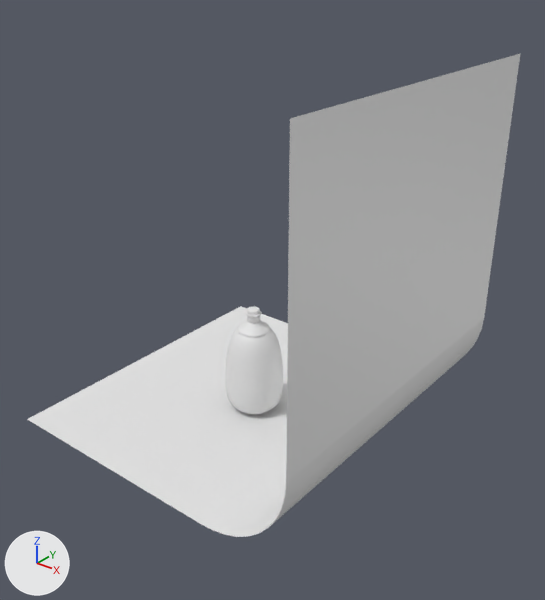
A saved change to the Blender file MushroomBottle/MushroomBottle.blend.
Both versions are drawn from a 50 mm camera at (25.0, -29.8, 25.9) aimed at (1.4, -0.3, 7.7). Arrows for +X, +Y and +Z are at lower left; the lights stay in place.

In view in the first picture: 'Bottle', 'Plane'.
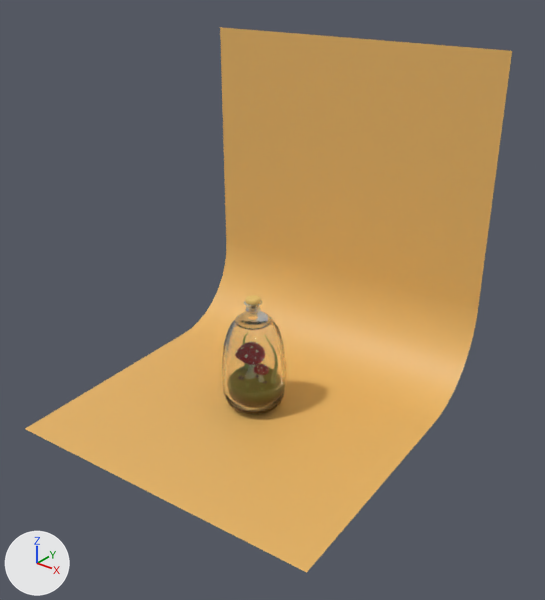
Where the change shows, as pixel boxes (x1, y1, x2, y2) in the pictures (545 x 600 px):
'Plane', recoloured, turned (white to orange)
    before: (27, 54, 520, 537)
    after: (25, 27, 512, 572)
'Bottle', recoloured, moved, rescaled (10% wider, 12% taller)
    before: (225, 311, 283, 414)
    after: (222, 300, 286, 416)
'Cork', moved, rescaled (14% wider, 10% taller)
    before: (247, 306, 260, 315)
    after: (245, 295, 260, 305)

Diff of the bpy script that builds the scene:
```diff
--- a/MushroomBottle/MushroomBottle.blend.py
+++ b/MushroomBottle/MushroomBottle.blend.py
@@ mat_material_002 @@
+mat_material_002 = principled_material('Material.002')
+mat_material_002.base_color = (0.801, 0.465, 0.132)  # orange #e7b666
@@ mat_material_001 @@
+mat_material_001 = bpy.data.materials.new('Material.001')
+mat_material_001.use_nodes = True; mat_material_001.node_tree.nodes.clear()
+_N = mat_material_001.node_tree.nodes; _L = mat_material_001.node_tree.links
+n0 = _N.new('ShaderNodeOutputMaterial'); n0.name = 'Material Output'
+n1 = _N.new('ShaderNodeBsdfGlass'); n1.name = 'Glass BSDF'
+n1.inputs[1].default_value = 0.0262  # 'Roughness'
+_L.new(n1.outputs[0], n0.inputs[0])  # 'BSDF' to 'Surface'
@@ me_cube_009 @@
 me_cube_009.from_pydata(...)  # 92 vertices, 86 faces; spans x -0.6..0.6, y -0.6..0.6, z -0.83..1.03
+me_cube_009.materials.append(mat_material_001)
@@ me_plane @@
 me_plane.from_pydata(...)  # 8 vertices, 3 faces; spans x -1.0..1.0, y -1.0..1.0, z 0.0..2.11
+me_plane.materials.append(mat_material_002)  # orange #e7b666
@@ ob_bottle @@
 ob_bottle = bpy.data.objects.new('Bottle', me_cube_009)
-ob_bottle.location = (-0.23, 0.0, 2.8)
-ob_bottle.scale = (3.37, 3.37, 3.37)
+ob_bottle.location = (-0.25, -0.01, 3.11)
+ob_bottle.scale = (3.73, 3.73, 3.73)
 _m = ob_bottle.modifiers.new('Subdivision', 'SUBSURF')
@@ ob_plane @@
 ob_plane.location = (-0.08, 0.06, -0.07)
+ob_plane.rotation_euler = (0.0, 0.0, 1.642)  # degrees (0, 0, 94)
 ob_plane.scale = (9.72, 9.72, 9.72)
```
